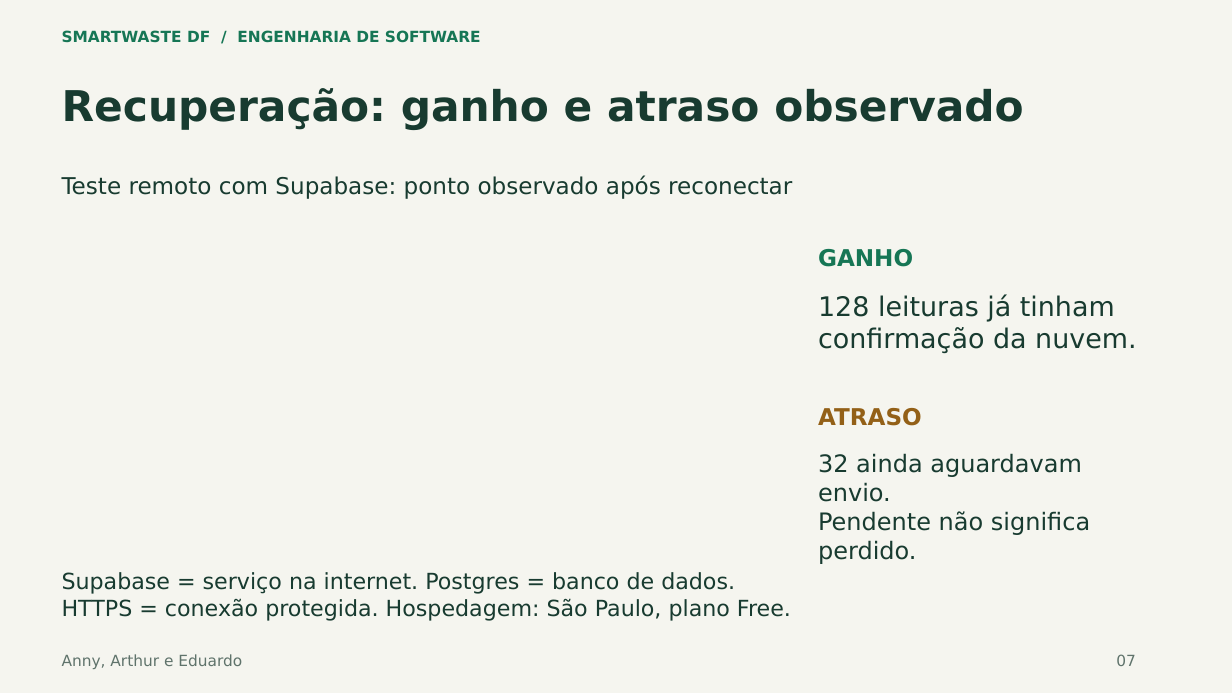
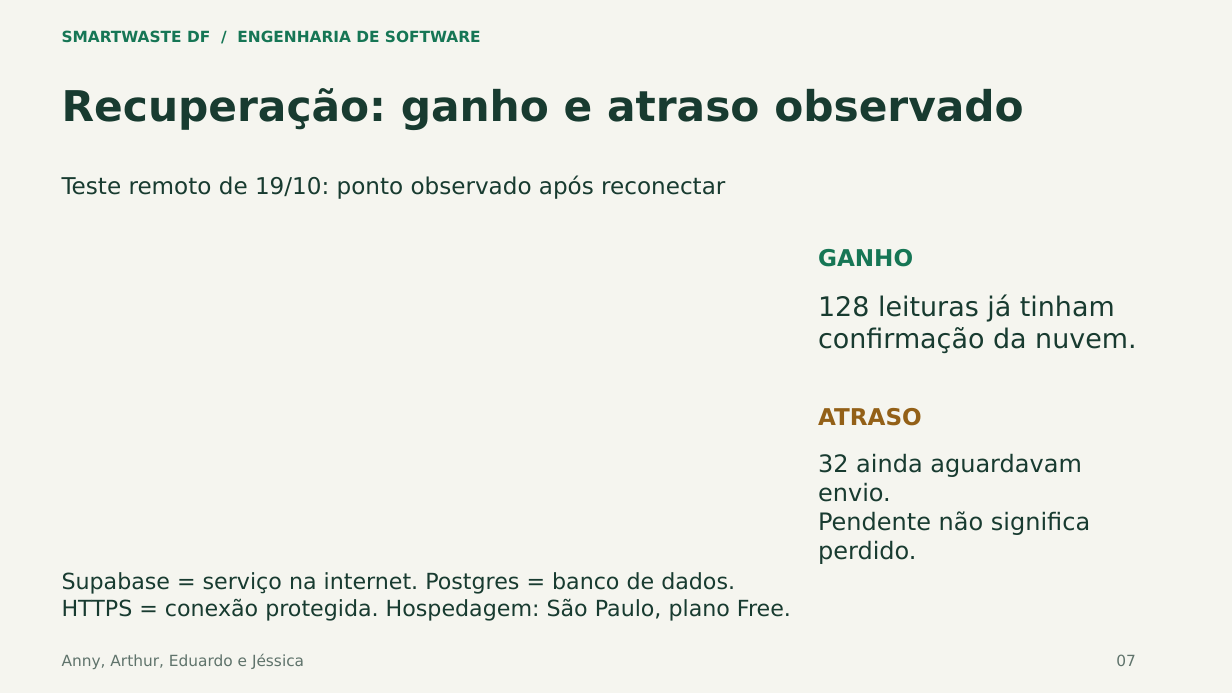
Before and after one commit to annygabb/IoT---Coleta, a slide deck: slide 7 of docs/entrega/SmartWaste_Apresentacao_Atualizada.pptx. Drawn at 1232x693 pixels with LibreOffice and Linux fonts; fonts in the diff are those of the drawing. Boxes give left, top, right and bottom in pixels: in the first picture for what was removed or moved away, otherwise in the second. Text is boxed around its words. In the diff, an @@ line names an element or a change of style, - is before the commit and + after.

```diff
--- a/docs/entrega/SmartWaste_Apresentacao_Atualizada.pptx
+++ b/docs/entrega/SmartWaste_Apresentacao_Atualizada.pptx
@@ text at box(62, 175, 725, 199): text changed @@
-Teste remoto com Supabase: ponto observado após reconectar
+Teste remoto de 19/10: ponto observado após reconectar
@@ text at box(62, 654, 304, 669): text changed @@
-Anny, Arthur e Eduardo
+Anny, Arthur, Eduardo e Jéssica
```
Also in this commit, not shown: 9 other slides changed, 4 slides added, 56 other files.
